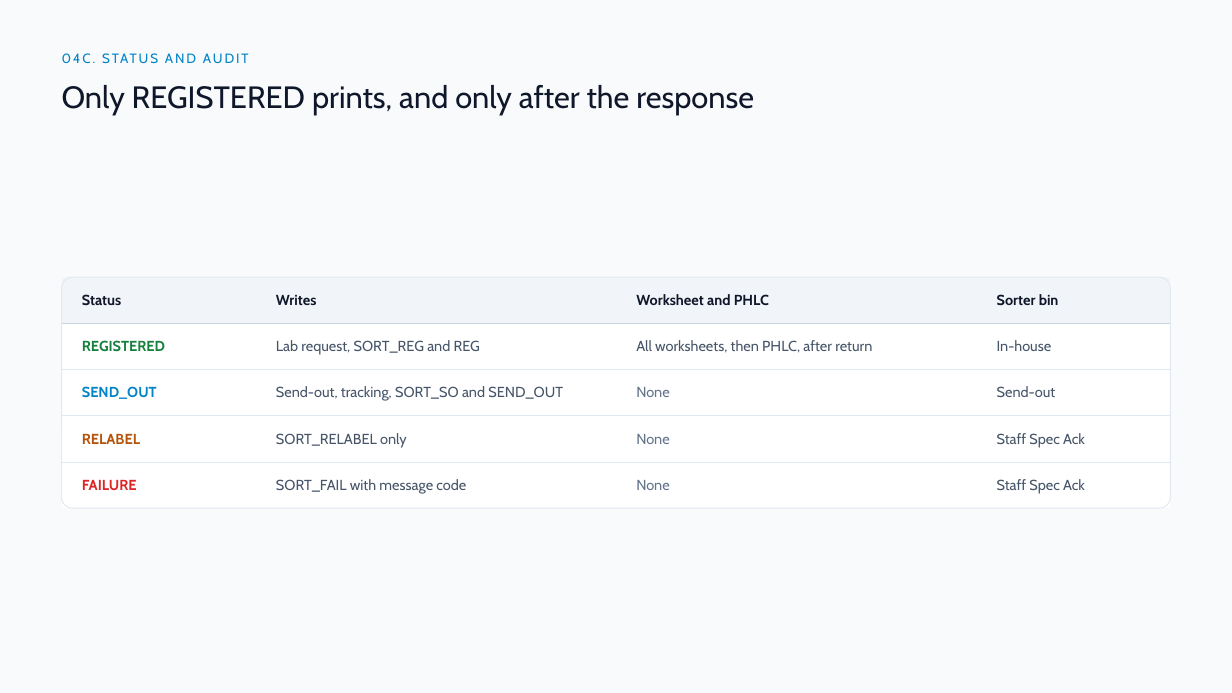
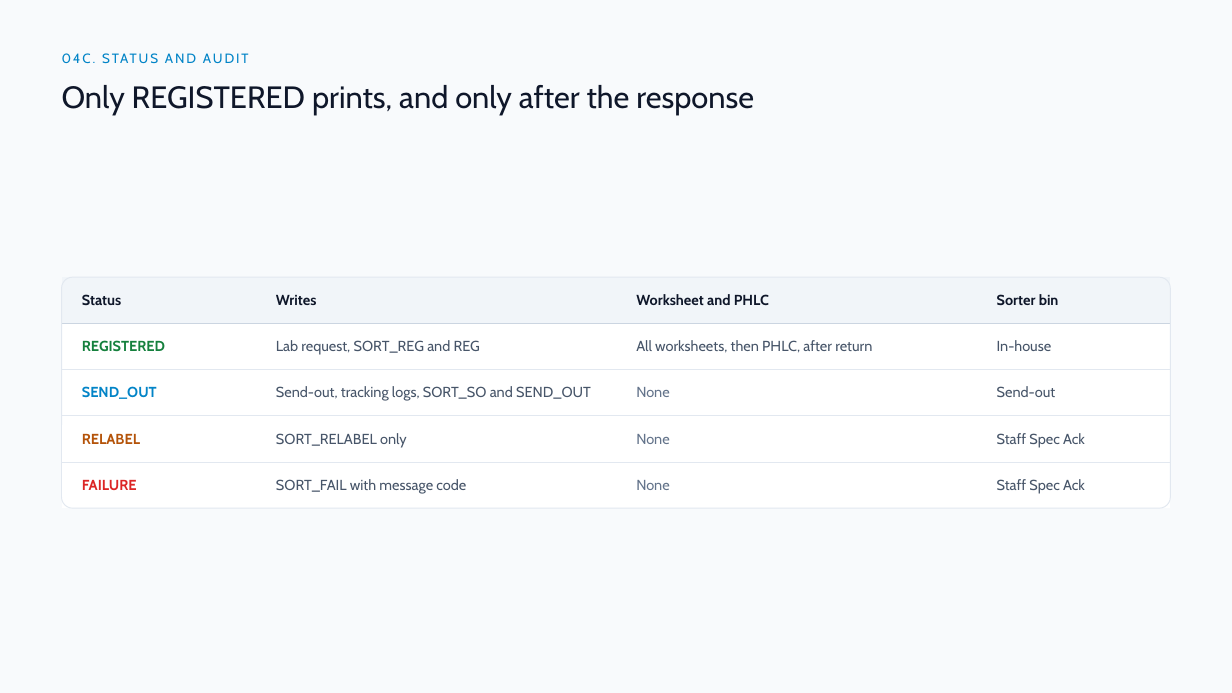
Before and after one commit to DragonChong/HA-Notes, a slide deck: slide 16 of SDLC/Projects/TMP-specimen-sorter-api — Specimen Sorter API/assets/Specimen Sorter API v3.pptx. Drawn at 1232x693 pixels with LibreOffice and Linux fonts; fonts in the diff are those of the drawing. Boxes give left, top, right and bottom in pixels: in the first picture for what was removed or moved away, otherwise in the second. Text is boxed around its words. In the diff, an @@ line names an element or a change of style, - is before the commit and + after.

```diff
--- a/SDLC/Projects/TMP-specimen-sorter-api — Specimen Sorter API/assets/Specimen Sorter API v3.pptx
+++ b/SDLC/Projects/TMP-specimen-sorter-api — Specimen Sorter API/assets/Specimen Sorter API v3.pptx
@@ table at box(62, 277, 1171, 498) @@
-row 3, column 2: Send-out, tracking, SORT_SO and SEND_OUT
+row 3, column 2: Send-out, tracking logs, SORT_SO and SEND_OUT
```
Also in this commit, not shown: 1 other slide changed, 1 slide removed, 8 other files.
